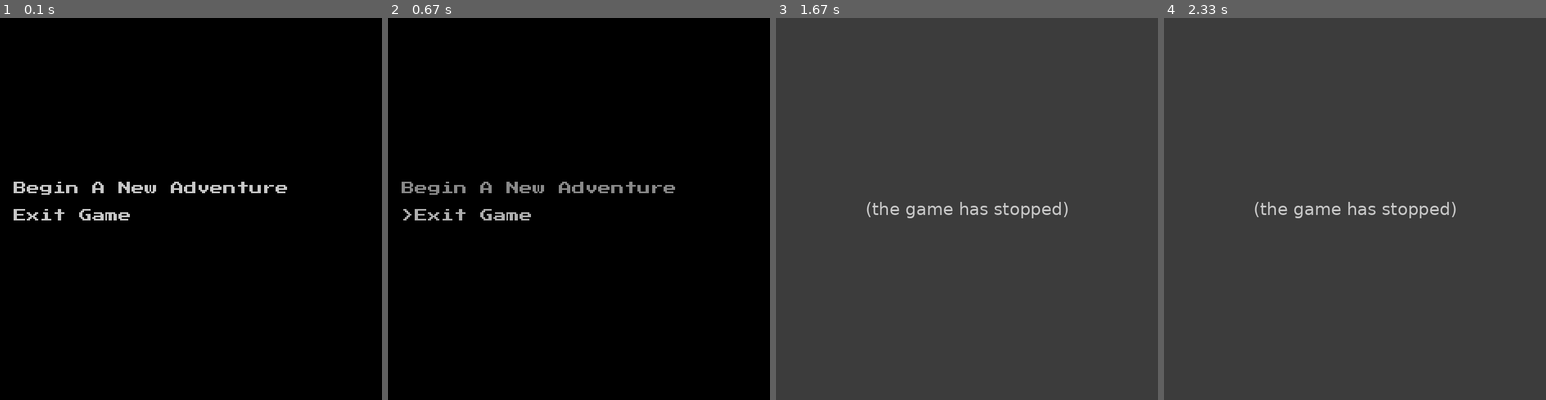
Above: before the commit, frames 1-4 (left to right).
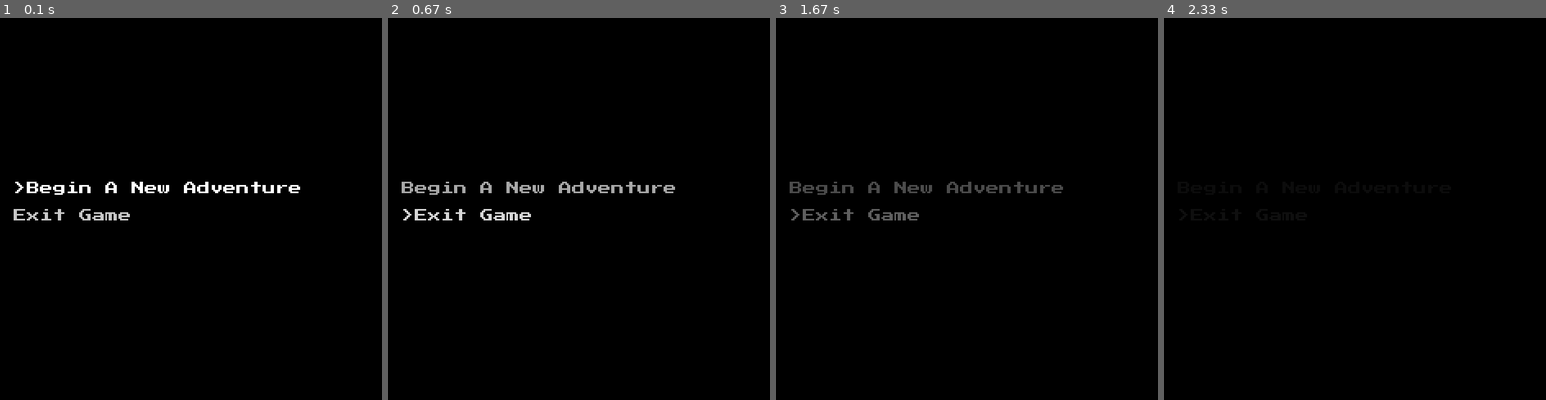
Above: after the commit, the same moments.

Repository: Cyborger/PygameTextRPG
Game: pygame game, started from launcher.py
Two runs of this game, one before a commit and one after it. Both use one fixed random seed, a clock stepped at 60 frames per second and the inputs below.
Inputs (mouse positions are in pixels of both pictures, inside the frame that each line leads up to):
- Up to frame 1 (0.1 s): no input
- Up to frame 2 (0.67 s): press the mouse at (460, 216) at 0.37 s; move the mouse to (536, 166) at 0.47 s; release the mouse at (613, 117) at 0.6 s
- Up to frame 3 (1.67 s): no input
- Up to frame 4 (2.33 s): no input

The runs differ from the first frame. In frame 1, 1.3% of the frame differs, in the area x 3-79%, y 42-47%; in frame 2, 1.2%; in frame 3, 99%; in frame 4, 100%, in the area x 0-100%, y 0-100%.
Before the commit the program exited at 1.38 s; later frames show no game.

Commit message:
Fixed allocation menu and organized a bunch

Diff:
--- a/core/button.py
+++ b/core/button.py
@@ -2,7 +2,7 @@
 
 
 class Button:
-    def __init__(self, image, x, y, func):
+    def __init__(self, image, x, y, func, *funcArgs):
         self.image = image
         self.rect = self.image.get_rect()
         self.rect.x = x
@@ -10,6 +10,7 @@
 
         self.hovered = False
         self.click = func
+        self.funcArgs = funcArgs
 
     def update(self, mousePosition):
         if self.isHovering(mousePosition) and not self.hovered:
@@ -26,7 +27,15 @@
 
     def checkForClick(self):
         if self.hovered:
-            self.click()
+            self.click(*self.funcArgs)
+
+    def forceHover(self):
+        self.hovered = True
+        self.hover()
+
+    def forceUnhover(self):
+        self.hovered = False
+        self.unhover()
 
     def hover(self):
         pass
--- /dev/null
+++ b/core/display.py
@@ -0,0 +1,38 @@
+import pygame
+
+
+class Display:
+    def __init__(self, width, height):
+        self.width = width
+        self.height = height
+        self.display = None
+        self.initialize()
+
+    def initialize(self):
+        pygame.display.set_icon(pygame.image.load("res/images/icon.png"))
+        pygame.display.set_caption("RPG")
+        self.display = pygame.display.set_mode((self.width, self.height))
+
+    def clear(self, color = (0, 0, 0)):
+        self.display.fill(color)
+
+    def fadeIn(self, fadeRate):
+        fadingSurface = pygame.Surface((self.width, self.height))
+        currentDisplay = self.display.copy()
+        for i in range(255, 0, -fadeRate):
+            fadingSurface.set_alpha(i)
+            self.display.blit(currentDisplay, (0, 0))
+            self.display.blit(fadingSurface, (0, 0))
+            pygame.display.flip()
+
+    def fadeOut(self, fadeRate):
+        fadingSurface = pygame.Surface((self.width, self.height))
+        currentDisplay = self.display.copy()
+        for i in range(0, 255, fadeRate):
+            fadingSurface.set_alpha(i)
+            self.draw(currentDisplay)
+            self.draw(fadingSurface)
+            pygame.display.flip()
+
+    def draw(self, image, position = (0, 0)):
+        self.display.blit(image, position)
--- a/core/game.py
+++ b/core/game.py
@@ -1,35 +1,24 @@
 import pygame
+import sys
+from core.display import Display
 from states.titleMenuState import TitleMenuState
 from states.characterCreationState import CharacterCreationState
 
 
 class Game:
     def __init__(self):
-        pygame.display.set_icon(pygame.image.load("res/images/icon.png"))
-        pygame.display.set_caption("RPG")
-        self.displayWidth = 700
-        self.displayHeight = 700
-        self.display = pygame.display.set_mode((self.displayWidth,
-                                                self.displayHeight))
-
+        self.display = Display(700, 700)
         self.states = [TitleMenuState(self), CharacterCreationState(self)]
         self.currentState = None
-
+        self.changeMenu("titleMenuState/titleMenu")
         self.running = True
-
-    def start(self):
-        self.currentState = self.getState("titleMenuState")
-        self.loop()
 
     def loop(self):
         while self.running:
             self.currentState.currentMenu.update()
-            self.clearScreen()
+            self.display.clear()
             self.currentState.currentMenu.render()
             pygame.display.flip()
-
-    def clearScreen(self, color=(0, 0, 0)):
-        self.display.fill(color)
 
     def changeMenu(self, menuPath, resetMenu=False):
         splitPath = menuPath.split("/")
@@ -37,6 +26,7 @@
         self.currentState.changeMenu(splitPath[1])
         if resetMenu:
             self.currentState.resetCurrentMenu()
+        self.currentState.currentMenu.updateButtonFocus()
 
     def getState(self, stateName):
         for state in self.states:
@@ -50,29 +40,15 @@
         splitPath = menuPath.split("/")
         return self.getState(splitPath[0]).getMenu(splitPath[1])
 
+    def exit(self):
+        self.display.fadeOut(2)
+        sys.exit()
+
     def fadeMenuChange(self, menuPath, resetMenu=False):
-        self.fadeOut(2)
+        self.display.fadeOut(2)
         self.changeMenu(menuPath, resetMenu)
         self.currentState.currentMenu.render()
-        self.fadeIn(2)
-
-    def fadeOut(self,fadeRate):
-        currentDisplay = self.display.copy()
-        fadeSurface = pygame.Surface((self.displayWidth, self.displayHeight))
-        for i in range(0, 255, fadeRate):
-            fadeSurface.set_alpha(i)
-            self.display.blit(currentDisplay, (0, 0))
-            self.display.blit(fadeSurface, (0, 0))
-            pygame.display.flip()
-
-    def fadeIn(self,fadeRate):
-        currentDisplay = self.display.copy()
-        fadeSurface = pygame.Surface((self.displayWidth, self.displayHeight))
-        for i in range(255, 0, -fadeRate):
-            fadeSurface.set_alpha(i)
-            self.display.blit(currentDisplay, (0, 0))
-            self.display.blit(fadeSurface, (0, 0))
-            pygame.display.flip()
+        self.display.fadeIn(2)
 
 
 class StateNotFoundException(Exception):
--- a/core/imageButton.py
+++ b/core/imageButton.py
@@ -3,8 +3,8 @@
 from core.button import Button
 
 class ImageButton(Button):
-    def __init__(self, unhoveredImage, hoveredImage, x , y, func):
-        super().__init__(unhoveredImage, x, y, func)
+    def __init__(self, unhoveredImage, hoveredImage, x , y, func, *funcArgs):
+        super().__init__(unhoveredImage, x, y, func, *funcArgs)
         self.unhoveredImage = unhoveredImage
         self.hoveredImage = hoveredImage
 
--- a/core/labelButton.py
+++ b/core/labelButton.py
@@ -3,12 +3,11 @@
 
 
 class LabelButton(Button):
-    def __init__(self, text, x, y, func, fontSize=24):
+    def __init__(self, text, x, y, func, *funcArgs):
         self.text = text
-        self.font = pygame.font.Font("res/fonts/PressStart2P-Regular.ttf",
-                                     fontSize)
+        self.font = pygame.font.Font("res/fonts/PressStart2P-Regular.ttf", 24)
         super().__init__(self.font.render(self.text, True, (200, 200, 200)),
-                         x, y, func)
+                         x, y, func, *funcArgs)
 
     def hover(self):
         self.image = self.font.render(">" + self.text, True, (255, 255, 255))
--- a/core/menu.py
+++ b/core/menu.py
@@ -1,5 +1,7 @@
 import pygame
 
+
+# TODO: Getting buttons?
 
 class Menu:
     def __init__(self, name, parentState):
@@ -20,16 +22,12 @@
         events = pygame.event.get()
         for event in events:
             if event.type == pygame.QUIT:
-                self.getRoot().running = False
-            elif event.type == pygame.KEYDOWN:
-                if event.key == pygame.K_w:
-                    self.selectAboveButton()
-                elif event.key == pygame.K_s:
-                    self.selectBelowButton()
-        self.handleButtonEvents(events)
+                self.getRoot().exit()
+        self.handleKeyEvents(events)
+        self.handleMouseEvents(events)
 
     def draw(self, surface, position=(0, 0)):
-        self.getRoot().display.blit(surface, position)
+        self.getRoot().display.draw(surface, position)
 
     def addButton(self, button):
         self.buttons.append(button)
@@ -37,11 +35,26 @@
     def addLabel(self, label):
         self.labels.append(label)
 
-    def handleButtonEvents(self, events):
+    def handleKeyEvents(self, events):
+        for event in events:
+            if event.type == pygame.KEYDOWN:
+                if event.key == pygame.K_w or event.key == pygame.K_UP:
+                    self.buttonSelection = max(self.buttonSelection - 1, 0)
+                    self.updateButtonFocus()
+                elif event.key == pygame.K_s or event.key == pygame.K_DOWN:
+                    self.buttonSelection = min(self.buttonSelection + 1,
+                                               len(self.buttons) - 1)
+                    self.updateButtonFocus()
+                elif event.key == pygame.K_RETURN:
+                    self.buttons[self.buttonSelection].checkForClick()
+
+    def handleMouseEvents(self, events):
         for event in events:
             if event.type == pygame.MOUSEMOTION:
                 for button in self.buttons:
                     button.update(event.pos)
+                    if button.isHovering(event.pos):
+                        self.buttonSelection = self.buttons.index(button)
             if event.type == pygame.MOUSEBUTTONDOWN:
                 for button in self.buttons:
                     button.checkForClick()
@@ -52,17 +65,9 @@
     def getParent(self):
         return self.parentState
 
-    def selectAboveButton(self):
-        self.buttonSelection = max(self.buttonSelection - 1, 0)
-        self.focusSelectedButton()
-
-    def selectBelowButton(self):
-        self.buttonSelection = min(self.buttonSelection + 1, len(self.buttons))
-        self.focusSelectedButton()
-
-    def focusSelectedButton(self):
+    def updateButtonFocus(self):
         for i in range(len(self.buttons)):
             if i == self.buttonSelection:
-                self.buttons[i].hover()
+                self.buttons[i].forceHover()
             else:
-                self.buttons[i].unhover()
+                self.buttons[i].forceUnhover()
--- /dev/null
+++ b/core/player.py
@@ -0,0 +1,8 @@
+class Player:
+    def __init__(self):
+        self.name = ""
+        self.stats = {"Strength": 10,
+                      "Intelligence": 10,
+                      "Dexterity": 10,
+                      "Charisma": 10,
+                      "Luck": 10}
--- a/launcher.py
+++ b/launcher.py
@@ -5,7 +5,7 @@
 def launch():
     pygame.init()
     game = Game()
-    game.start()
+    game.loop()
 
 if __name__ == "__main__":
     launch()
--- a/menus/allocateStatsMenu.py
+++ b/menus/allocateStatsMenu.py
@@ -1,46 +1,65 @@
+import pygame
 from core.menu import Menu
 from core.labelButton import LabelButton
 from core.imageButton import ImageButton
 from core.label import Label
 
+#TODO: CLEANUP
+
 class AllocateStatsMenu(Menu):
     def __init__(self, parentState):
         super().__init__("allocateStatsMenu", parentState)
-        self.generateStatLabels()
-        self.generateArrows()
-        self.addButton(LabelButton("Back", 20, 600, self.goBack))
+        self.pointsToAllocate = 20
+        self.generateLabels()
+        self.generateButtons()
 
-    def generateStatLabels(self):
-        start_y = 38
-        xSpacing = 65
-        ySpacing = 90
-        self.addLabel(Label("Strength      " + str(self.getParent().playerStrength),
-                            xSpacing, start_y))
-        self.addLabel(Label("Dexterity     " + str(self.getParent().playerDexterity),
-                            xSpacing, start_y + ySpacing))
-        self.addLabel(Label("Intelligence  " + str(self.getParent().playerIntelligence),
-                            xSpacing, start_y + ySpacing * 2))
-        self.addLabel(Label("Charisma      " + str(self.getParent().playerCharisma),
-                            xSpacing, start_y + ySpacing * 3))
-        self.addLabel(Label("Luck          " + str(self.getParent().playerLuck),
-                            xSpacing, start_y + ySpacing * 4))
+    def generateLabels(self):
+        statX = 60
+        valueX = 450
+        y = 100
+        spacing = 90
+        for stat in self.getParent().newPlayer.stats:
+            self.addLabel(Label(stat, statX, y))
+            self.addLabel(Label(str(self.getParent().newPlayer.stats[stat]),
+                                valueX, y))
+            y += spacing
+        self.addLabel(Label("Points left: " + str(self.pointsToAllocate),
+                            statX, y))
 
-    def generateArrows(self):
-        for i in range(5):
-            upArrow = ImageButton.fromFilePaths("res/images/upArrowDefault.png",
-                                                "res/images/upArrowHovered.png",
-                                                20, i * 90 + 20, self.increaseStat)
-            downArrow = ImageButton.fromFilePaths("res/images/downArrowDefault.png",
-                                                  "res/images/downArrowHovered.png",
-                                                  20, i * 90 + 60, self.decreaseStat)
-            self.addButton(upArrow)
-            self.addButton(downArrow)
+    def generateButtons(self):
+        x = 20
+        y = 90
+        spacing = 60
+        arrowSpacing = 30
+        upArrow = pygame.image.load("res/images/upArrowDefault.png")
+        upArrowHovered = pygame.image.load("res/images/upArrowHovered.png")
+        downArrow = pygame.image.load("res/images/downArrowDefault.png")
+        downArrowHovered = pygame.image.load("res/images/downArrowHovered.png")
+        for stat in self.getParent().newPlayer.stats:
+            self.addButton(ImageButton(upArrow, upArrowHovered, x, y,
+                                       self.increaseStat, stat))
+            y += arrowSpacing
+            self.addButton(ImageButton(downArrow, downArrowHovered, x, y,
+                                       self.decreaseStat, stat))
+            y += spacing
+        self.addButton(LabelButton("Back", x, 650, self.goBack))
 
-    def increaseStat(self):
-        print("Increasing stat")
+    def increaseStat(self, statName):
+        if self.pointsToAllocate > 0:
+            self.getParent().newPlayer.stats[statName] += 1
+            self.pointsToAllocate -= 1
+            self.refreshLabels()
 
-    def decreaseStat(self):
-        print("Decreasing stat")
+
+    def decreaseStat(self, statName):
+        if self.getParent().newPlayer.stats[statName] > 10:
+            self.getParent().newPlayer.stats[statName] -= 1
+            self.pointsToAllocate += 1
+            self.refreshLabels()
+
+    def refreshLabels(self):
+        self.labels[:] = []
+        self.generateLabels()
 
     def goBack(self):
-        self.getRoot().fadeMenuChange("titleMenuState/titleMenu", resetMenu=True)
+        self.getRoot().fadeMenuChange("titleMenuState/titleMenu")
--- a/menus/titleMenu.py
+++ b/menus/titleMenu.py
@@ -1,5 +1,3 @@
-import sys
-
 from core.menu import Menu
 from core.labelButton import LabelButton
 from core.label import Label
@@ -7,13 +5,13 @@
 class TitleMenu(Menu):
     def __init__(self, parentState):
         super().__init__("titleMenu", parentState)
-        self.addButton(LabelButton("Begin A New Adventure", 25, 300, self.newGame))
+        self.addButton(LabelButton("Begin A New Adventure", 25, 300,
+                                   self.newGame))
         self.addButton(LabelButton("Exit Game", 25, 350, self.exit))
 
     def newGame(self):
-        self.getRoot().fadeMenuChange("characterCreationState/allocateStatsMenu",
-                                      resetMenu=True)
+        newMenu = "characterCreationState/allocateStatsMenu"
+        self.getRoot().fadeMenuChange(newMenu, resetMenu=True)
 
     def exit(self):
-        self.getRoot().fadeOut(4)
-        sys.exit()
+        self.getRoot().exit()
--- a/states/characterCreationState.py
+++ b/states/characterCreationState.py
@@ -1,15 +1,9 @@
+from core.player import Player
 from core.state import State
 from menus.allocateStatsMenu import AllocateStatsMenu
 
 class CharacterCreationState(State):
     def __init__(self, game):
         super().__init__("characterCreationState", game)
-
-        self.playerName = ""
-        self.playerStrength = 10
-        self.playerDexterity = 10
-        self.playerIntelligence = 10
-        self.playerCharisma = 10
-        self.playerLuck = 10
-
+        self.newPlayer = Player()
         self.addMenu(AllocateStatsMenu(self))
--- a/states/titleMenuState.py
+++ b/states/titleMenuState.py
@@ -6,4 +6,3 @@
     def __init__(self, game):
         super().__init__("titleMenuState", game)
         self.addMenu(TitleMenu(self))
-        self.changeMenu("titleMenu")
